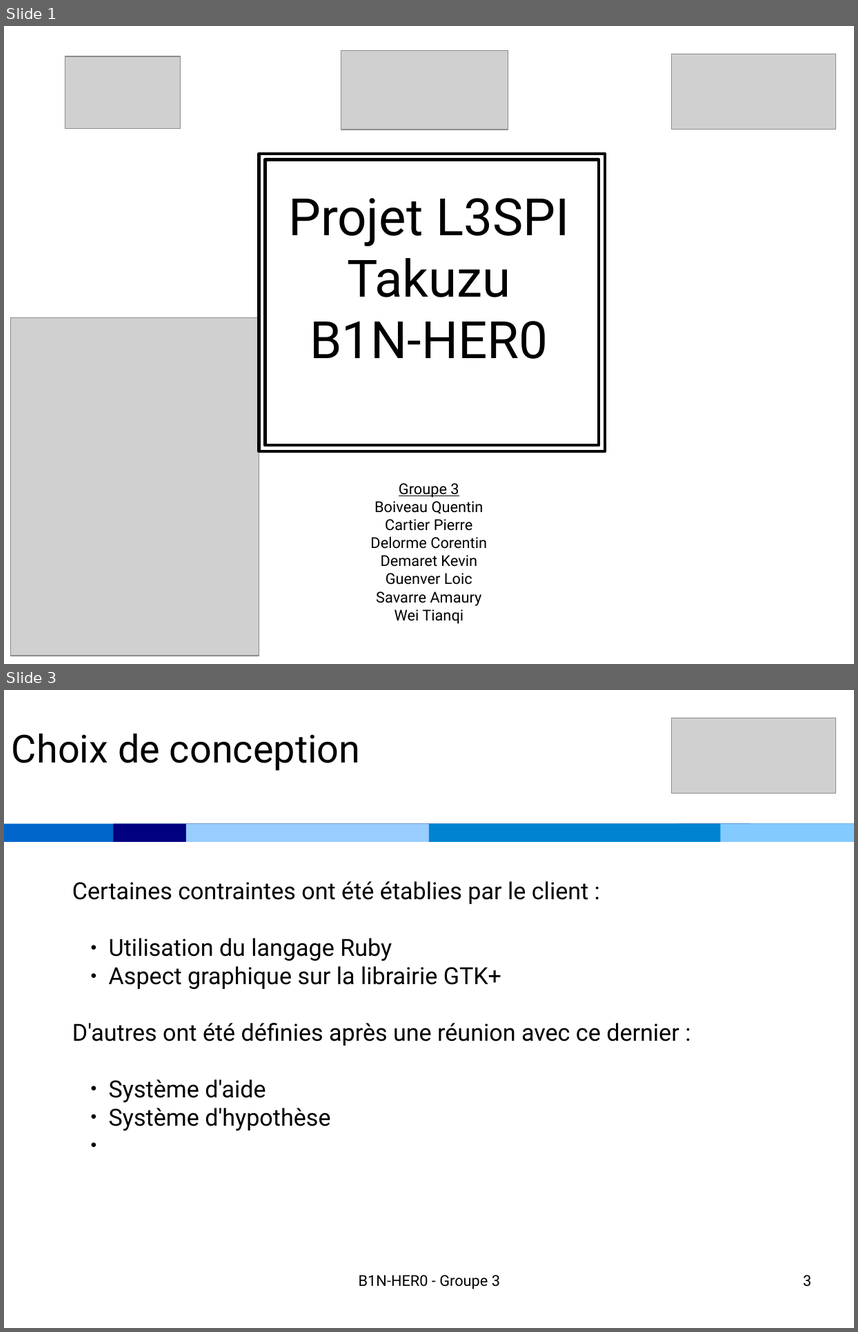
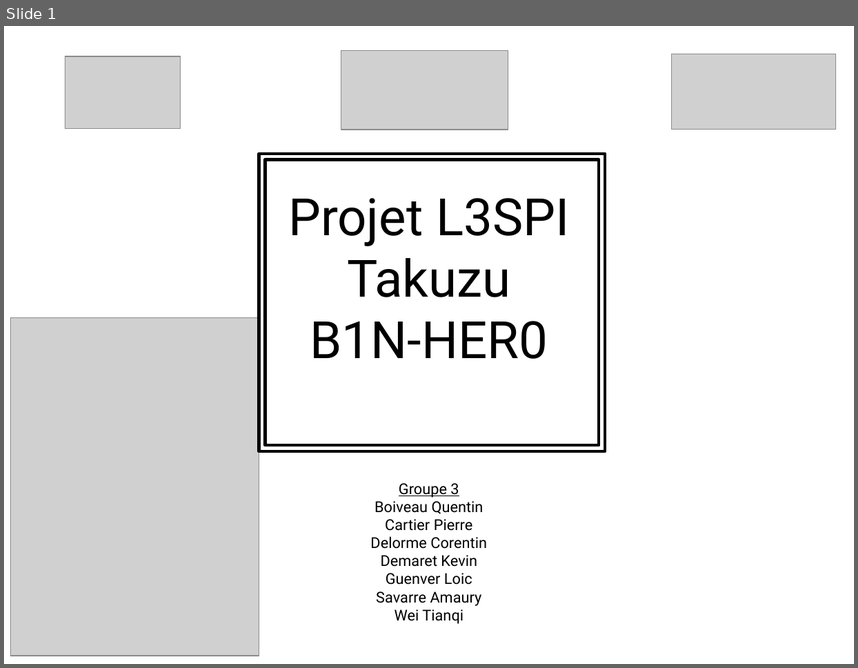
Before and after one commit to CartierPierre/B1N-HER0, a slide deck: soutenance.odp. Shown one above the other, each under a label of ours: slides 1 and 3 before the commit, slide 1 after it; the slides between them are not shown. The pictures are 858x1332 and 858x668 pixels, drawn with LibreOffice and Linux fonts; fonts in the diff are those of the drawing; grey boxes stand for pictures. Boxes give left, top, right and bottom in pixels: in the first picture for what was removed or moved away, otherwise in the second. Text is boxed around its words. In the diff, an @@ line names an element or a change of style, - is before the commit and + after.

```diff
--- a/soutenance.odp
+++ b/soutenance.odp
@@ slide 3 removed at box(4, 690, 854, 1328), background #FFFFFF @@
@@ picture removed at box(672, 718, 836, 793) @@
@@ text removed at box(12, 733, 361, 771) @@
-Choix de conception
@@ rectangle removed at box(4, 823, 854, 842) @@
@@ rectangle removed at box(114, 823, 751, 842) @@
@@ rectangle removed at box(186, 823, 678, 842) @@
@@ rectangle removed at box(429, 823, 854, 842) @@
@@ rectangle removed at box(721, 823, 854, 842) @@
@@ text removed at box(72, 881, 680, 1131) @@
-Certaines contraintes ont été établies par le client :
-  ● Utilisation du langage Ruby
-  ● Aspect graphique sur la librairie GTK+
-D'autres ont été définies après une réunion avec ce dernier :
-  ● Système d'aide
-  ● Système d'hypothèse
@@ text removed at box(359, 1274, 500, 1289) @@
-B1N-HER0 - Groupe 3
@@ page number removed at box(803, 1274, 811, 1286) @@
-3
```
Also in this commit, not shown: 9 slides added, 2 other slides removed, 1 other file.
